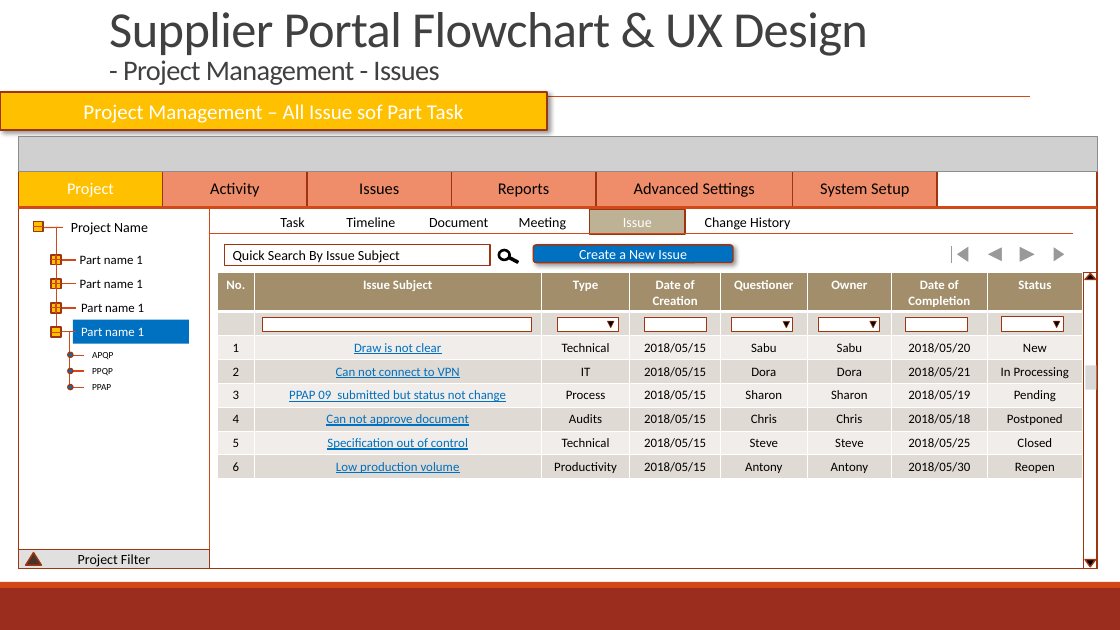
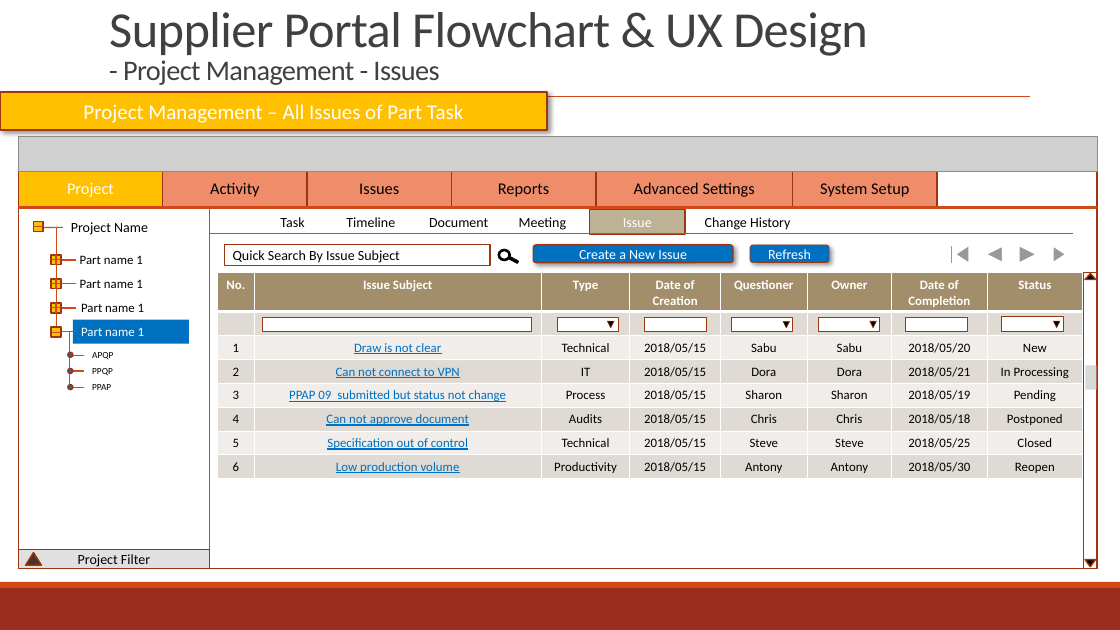
Before and after one commit to zyw9963/YFVE-supplier-portal, a slide deck: slide 154 of projects/YanFeng/02 System Design/User Stories/Flowcharts/Supplier FlowCharts & UX.pptx. Drawn at 1120x630 pixels with LibreOffice and Linux fonts; fonts in the diff are those of the drawing; grey boxes stand for pictures. Boxes give left, top, right and bottom in pixels: in the first picture for what was removed or moved away, otherwise in the second. Text is boxed around its words. In the diff, an @@ line names an element or a change of style, - is before the commit and + after.

```diff
--- a/projects/YanFeng/02 System Design/User Stories/Flowcharts/Supplier FlowCharts & UX.pptx
+++ b/projects/YanFeng/02 System Design/User Stories/Flowcharts/Supplier FlowCharts & UX.pptx
@@ text in rectangle at [83, 104, 463, 123]: spaces changed @@
-Project Management – All Issue sof Part Task
+Project Management – All Issues of Part Task
@@ rounded rectangle added at [750, 245, 829, 263], fill #0070C0, outline #9C3511 0.5 pt, 12 pt, text #FFFFFF @@
+Refresh
```
Also in this commit, not shown: 3 other slides changed, 2 slides added, 1 other file.
